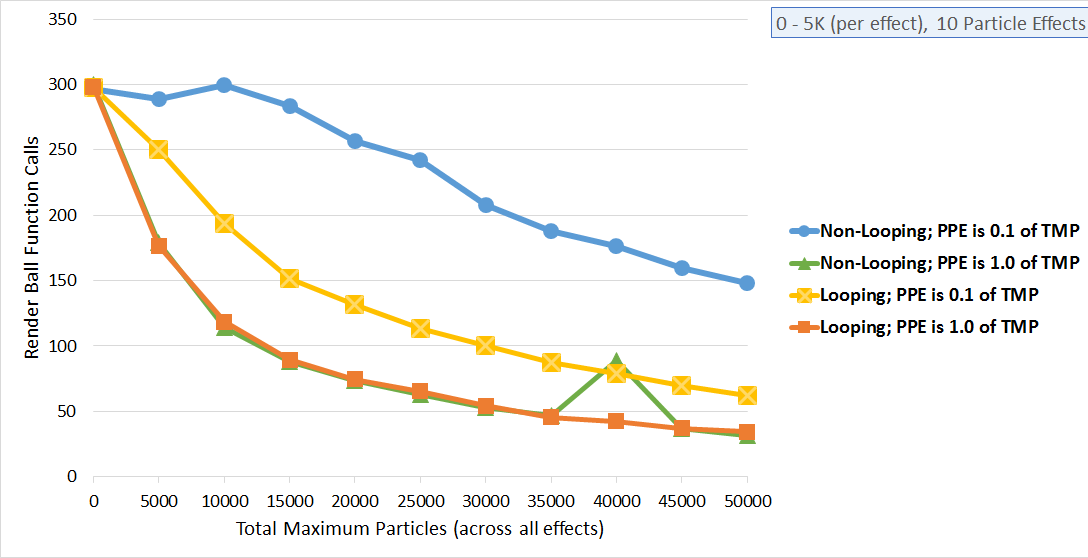
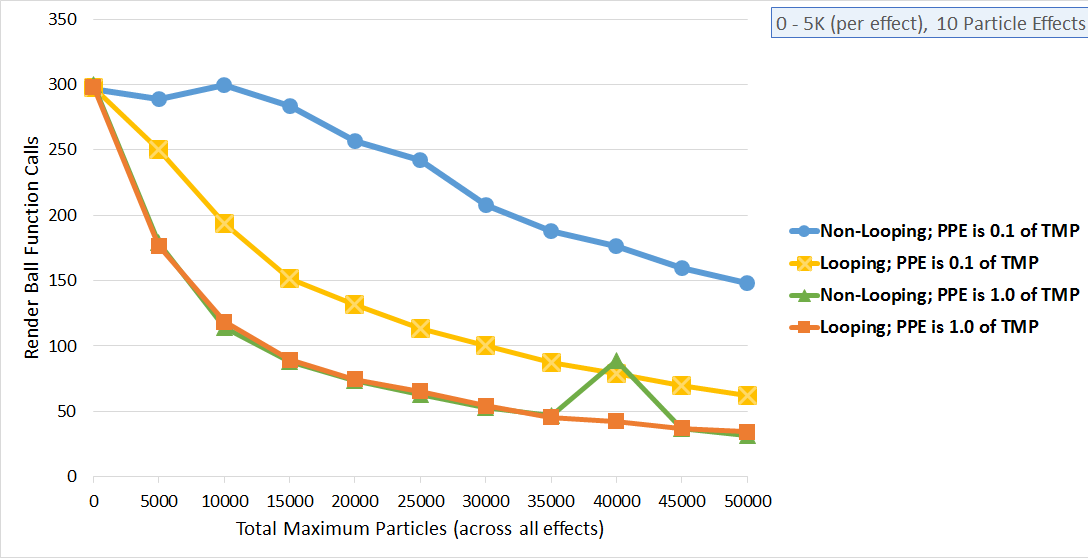
Revision of a layered w=1088, h=558 image; what changed, layer by layer:
added layer "Layer 5" above "Layer 4" over [91, 78, 1080, 381]
